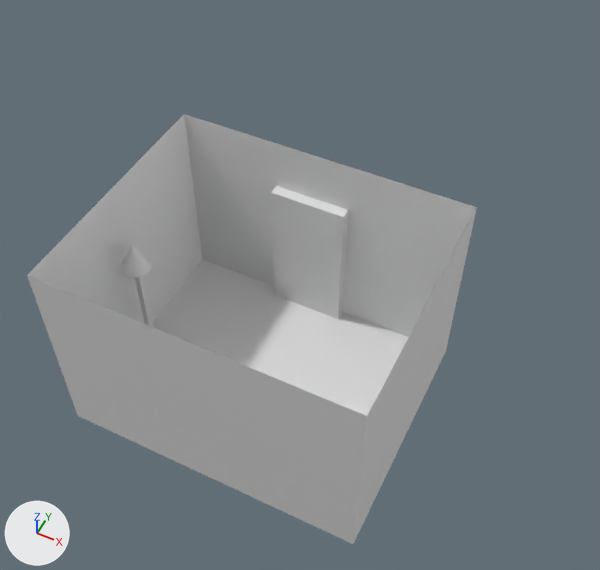
What one commit did to the FBX model Assets/Assets/Models/Main Menu/GrayBox.fbx.
Both versions are drawn from a camera (50 mm lens) standing at (16.8, -28.6, 47.0) and looking at (0.0, 4.9, 5.2). The lights are fixed; the arrows at lower left show +X, +Y and +Z. Where no turn or scale is listed for an object, it has been applied to the vertices.

The first picture shows 'Door', 'Floor', 'Shade', 'Stand', 'Walls'.
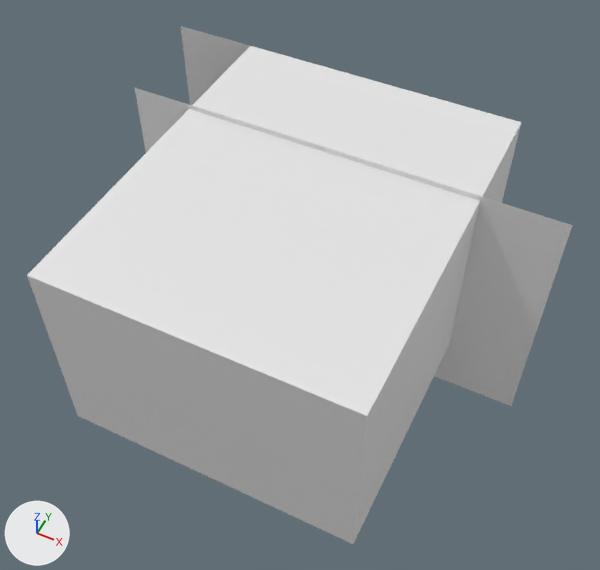
Edits to the bpy script that builds the scene:
```text
Change me_cube_009:
    where me_cube_009.from_pydata(...)  # 4 vertices, 1 face; spans x -10.0..10.0, y -8.0..8.0, z -6.9
    used by ob_floor; location = (0.0, 0.0, 6.9)
    me_cube_009 part 2
    me_cube_009.vertices[1].co: (-10.0, 8.0, -6.9) -> (-10.0, 17.0, -6.9)  # pixel (202, 259) -> not seen
    me_cube_009.vertices[3].co: (10.0, 8.0, -6.9) -> (10.0, 17.0, -6.9)  # pixel (445, 351) -> not seen
Change me_cube_002:
    where me_cube_002.from_pydata(...)  # 12 vertices, 4 faces; spans x -10.0..10.0, y -8.0..8.0, z -6.9..6.9
    used by ob_walls; location = (0.0, 0.0, 6.9)
    verts and faces of me_cube_002; kept vertices keep their numbers, new ones are numbered from 12
    before: 6 (10.0, 8.0, -6.9) at pixel (445, 351), 7 (10.0, 8.0, 6.9) at pixel (476, 207), 8 (-3.3, 8.0, -6.9), 9 (2.0, 8.0, -6.9) at pixel (342, 312), 10 (2.0, 8.0, 3.3) at pixel (348, 209)
    before: 11 (-3.3, 8.0, 3.3) at pixel (276, 185)
    me_cube_002 part 1
    add verts[9] = (1.8, 8.0, -6.9)  # moved
    add verts[10] = (1.8, 8.0, 3.3)  # moved
    add for new, old in zip([*range(12, 16)], [*range(8, 12)]): verts[new] = verts[old] + (0.0, 0.2, 0.0)
    add verts[16] = (10.0, 17.0, -6.9)
    add verts[17] = (10.0, 17.0, 6.9)  # pixel (521, 122)
    add verts[18] = (-15.9, 17.0, -6.9)
    add verts[19] = (-15.9, 17.0, 6.9)  # pixel (180, 25)
    add faces += [(10, 11, 15, 14), (8, 12, 15, 11), (9, 10, 14, 13), (6, 7, 17, 16), (16, 17, 19, 18)]
Add me_plane:
    me_plane.from_pydata([(-14.8, 0.0, 9.1), (14.8, 0.0, 9.1), (-14.8, 0.0, -9.1), (14.8, 0.0, -9.1)], [], [(0, 1, 3, 2)])
Add me_cube_008:
    me_cube_008.from_pydata([(-10.0, -8.0, 6.9), (-10.0, 17.0, 6.9), (10.0, -8.0, 6.9), (10.0, 17.0, 6.9)], [], [(0, 1, 3, 2)])
Remove ob_shade:
    ob_shade = bpy.data.objects.new('Shade', me_cone)
    ob_shade.location = (-8.65, -0.91, 9.39)
Remove ob_stand:
    ob_stand = bpy.data.objects.new('Stand', me_cube_003)
    ob_stand.location = (-8.65, -0.92, 4.56)
Add ob_plane:
    ob_plane = bpy.data.objects.new('Plane', me_plane)
    ob_plane.location = (0.57, 8.62, 5.0)
Add ob_ceiling:
    ob_ceiling = bpy.data.objects.new('Ceiling', me_cube_008)
    ob_ceiling.location = (0.0, 0.0, 6.9)
```

Where the change shows, as pixel boxes (x1, y1, x2, y2) in the pictures (600 x 570 px; the box of a moved part takes in the faces that stretch with it):
'Ceiling', added
    after: (27, 46, 521, 416)
'Walls', reshaped (10% wider, 20% taller)
    before: (27, 114, 477, 544)
    after: (27, 26, 521, 544)
'Plane', added
    after: (134, 87, 572, 406)
'Shade', deleted
    before: (121, 244, 152, 278)
'Stand', deleted
    before: (135, 276, 153, 327)
part 1 of me_cube_002, built on
    before: (184, 114, 477, 337)
    after: (181, 26, 521, 350)
part 2 of me_cube_009, moved or reshaped (not visible afterwards)
    before: (152, 259, 409, 413)
'Door', unchanged, covered by the edit
    before: (271, 186, 348, 319)
